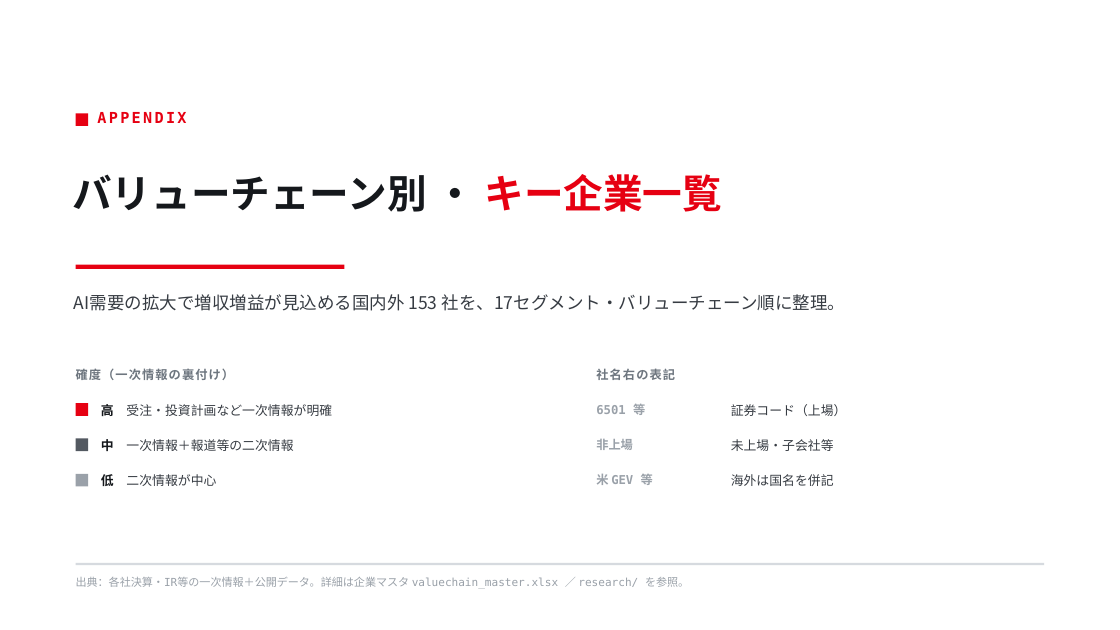
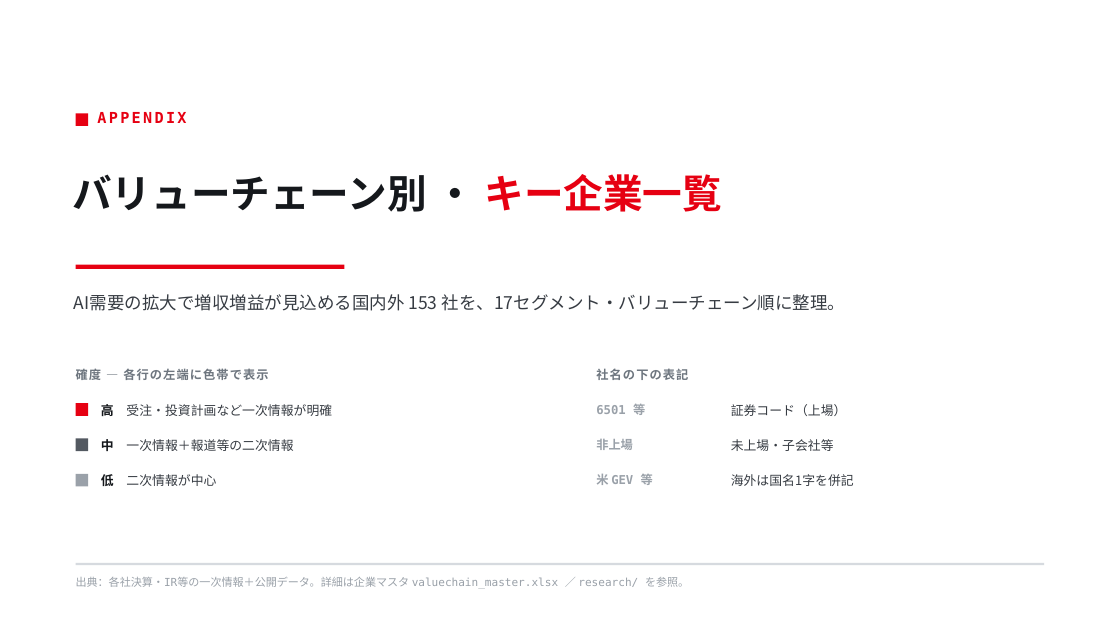
Before and after one commit to kogit834/AI-valuechain, a slide deck: slide 8 of output/andpad_soukai_ai_deck.pptx. Drawn at 1120x630 pixels with LibreOffice and Linux fonts; fonts in the diff are those of the drawing. Boxes give left, top, right and bottom in pixels: in the first picture for what was removed or moved away, otherwise in the second. Text is boxed around its words. In the diff, an @@ line names an element or a change of style, - is before the commit and + after.

```diff
--- a/output/andpad_soukai_ai_deck.pptx
+++ b/output/andpad_soukai_ai_deck.pptx
@@ text at <box>76,368,268,380</box>: text changed @@
-確度（一次情報の裏付け）
+確度 ― 各行の左端に色帯で表示
@@ text at <box>596,368,688,380</box>: text changed @@
-社名右の表記
+社名の下の表記
@@ text at <box>731,474,854,486</box>: text changed @@
-海外は国名を併記
+海外は国名1字を併記
```
Also in this commit, not shown: 22 slides added, 4 slides removed, 1 other file.
